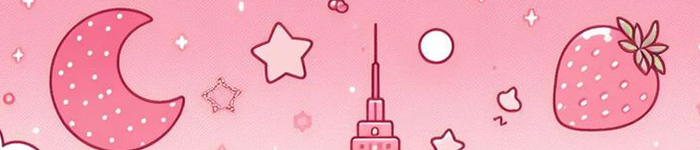
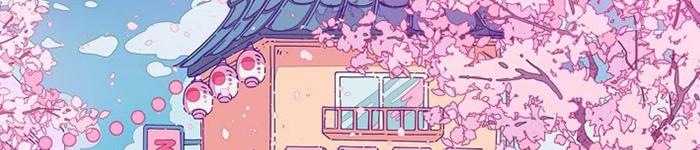
The second 700px x 150px image is a revision of the first. Changes to its layers:
added layer "art6" above "art2" over [0, 0, 700, 150]